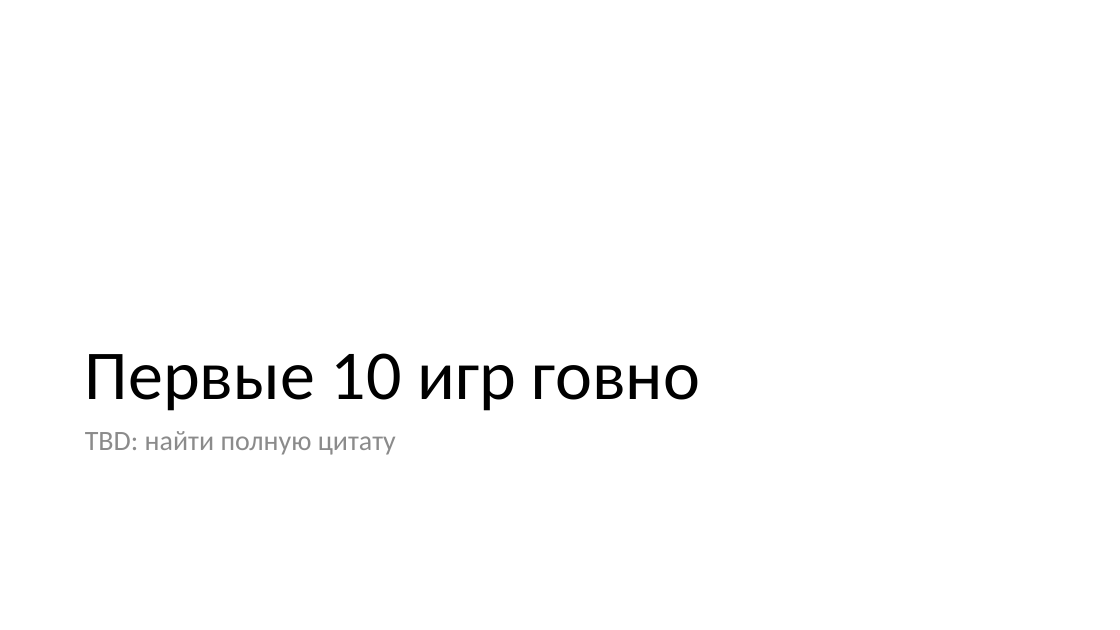
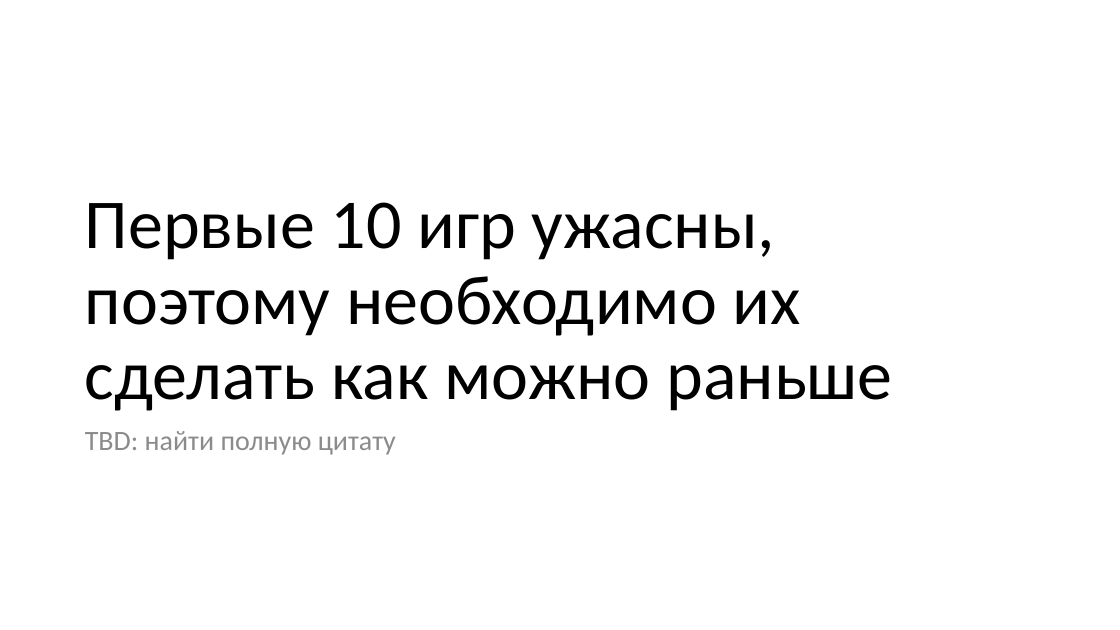
Before and after one commit to kugushev/presentations, a slide deck: slide 19 of 2020_GameDev-As-Hobby/Presentation.pptx (slide 10 before the commit). Drawn at 1120x630 pixels with LibreOffice and Linux fonts; fonts in the diff are those of the drawing. Boxes give left, top, right and bottom in pixels: in the first picture for what was removed or moved away, otherwise in the second. Text is boxed around its words. In the diff, an @@ line names an element or a change of style, - is before the commit and + after.

```diff
--- a/2020_GameDev-As-Hobby/Presentation.pptx
+++ b/2020_GameDev-As-Hobby/Presentation.pptx
@@ title at [85, 202, 892, 411]: text changed @@
-Первые 10 игр говно
+Первые 10 игр ужасны, поэтому необходимо их сделать как можно раньше
```
Also in this commit, not shown: 4 other slides changed, 28 slides added, 11 slides removed.
